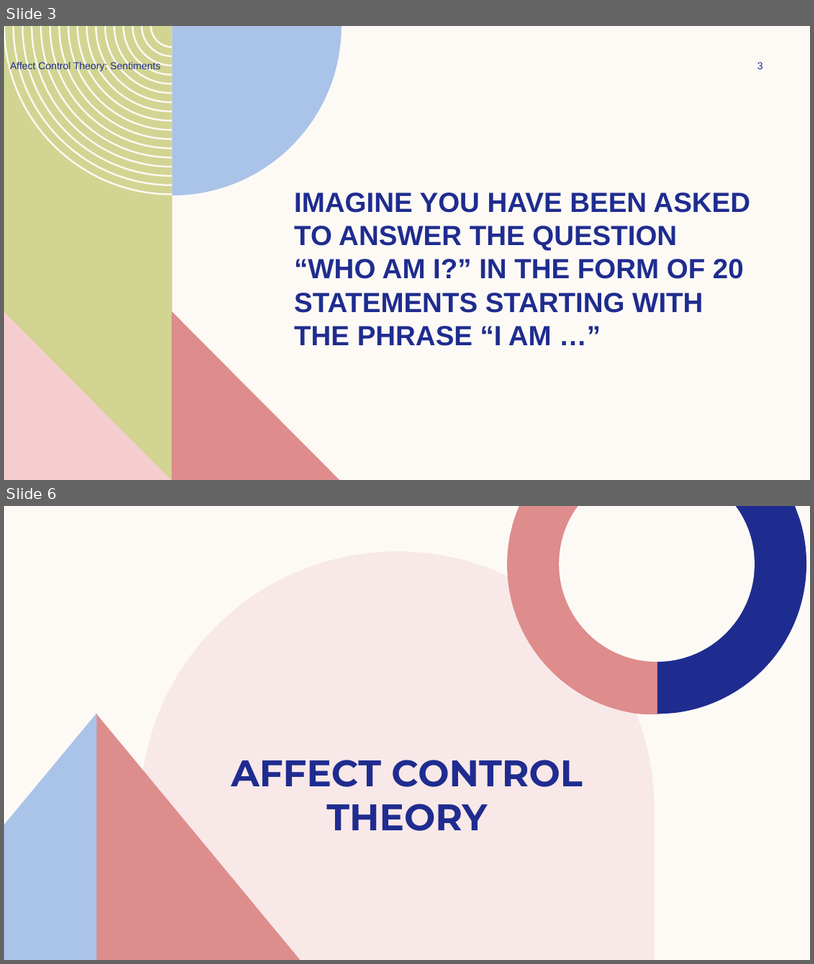
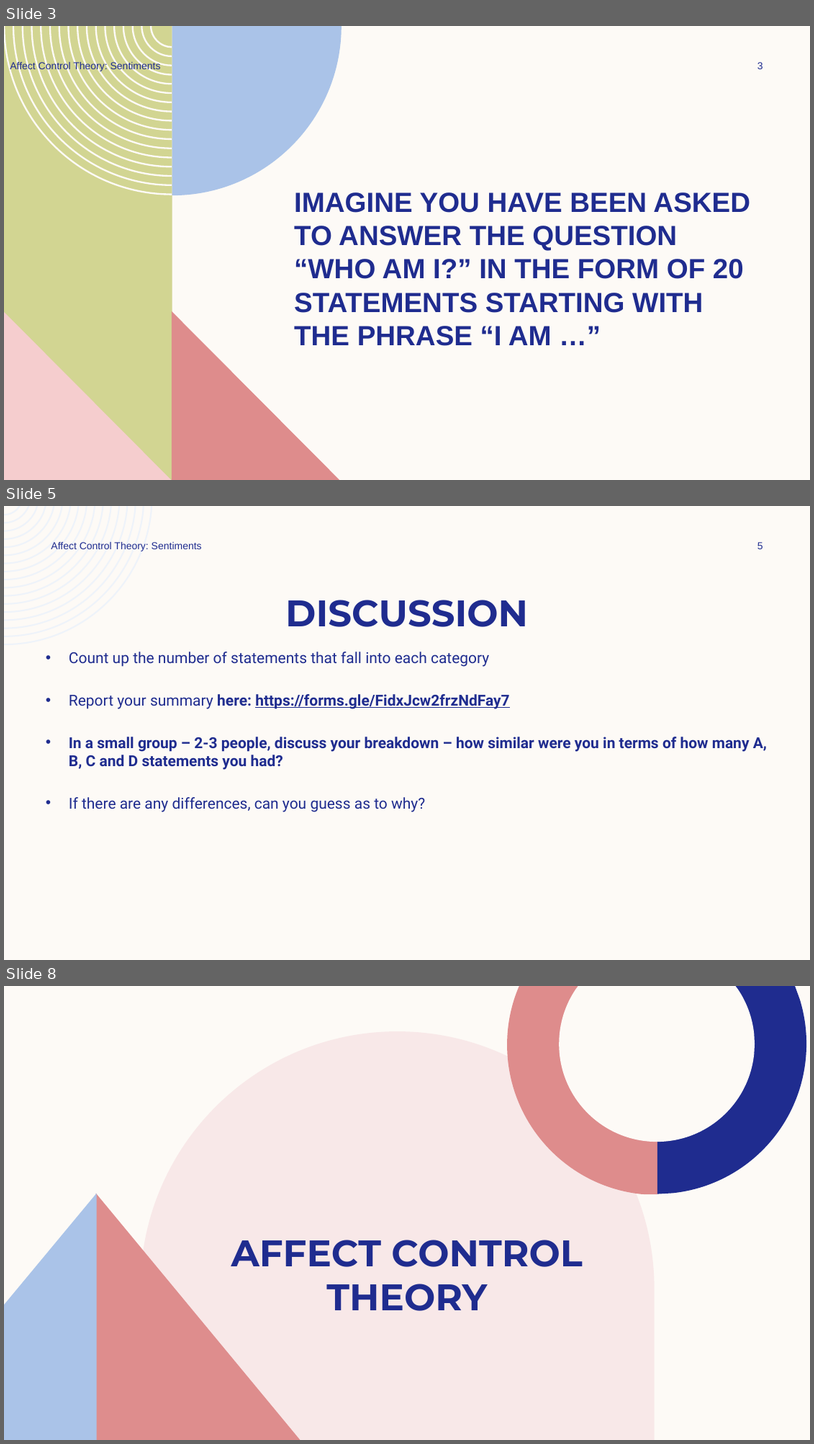
Before and after one commit to ekmaloney/soc490s, a slide deck: slides/jan_26.pptx. Shown one above the other, each under a label of ours: slides 3 and 6 before the commit, slides 3, 5 and 8 after it; the slides between them are not shown. The pictures are 814x964 and 814x1444 pixels, drawn with LibreOffice and Linux fonts; fonts in the diff are those of the drawing. Boxes give left, top, right and bottom in pixels: in the first picture for what was removed or moved away, otherwise in the second. Text is boxed around its words. In the diff, an @@ line names an element or a change of style, - is before the commit and + after.

```diff
--- a/slides/jan_26.pptx
+++ b/slides/jan_26.pptx
@@ slide 5 added at bbox=[4, 506, 810, 960], background #FDFAF6 @@
@@ freeform shape added at bbox=[4, 506, 152, 645], fill #EEF3FA @@
@@ text added at bbox=[51, 542, 202, 551], 12 pt, text #1F2C8F @@
+Affect Control Theory: Sentiments
@@ page number added at bbox=[758, 542, 764, 549], 12 pt, text #1F2C8F @@
+5
@@ title added at bbox=[286, 600, 528, 627], 44 pt, text #1F2C8F, bold @@
+DISCUSSION
@@ text added at bbox=[69, 651, 767, 812], 18 pt, text #1F2C8F, bold @@
+• Count up the number of statements that fall into each category
+• Report your summary here: https://forms.gle/FidxJcw2frzNdFay7
+• In a small group – 2-3 people, discuss your breakdown – how similar were you in terms of how many A, B, C and D statements you had?
+• If there are any differences, can you guess as to why?
@@ what was slide 6 is now slide 8 @@
```
Also in this commit, not shown: 11 slides changed, 1 other slide added, 14 other files.
